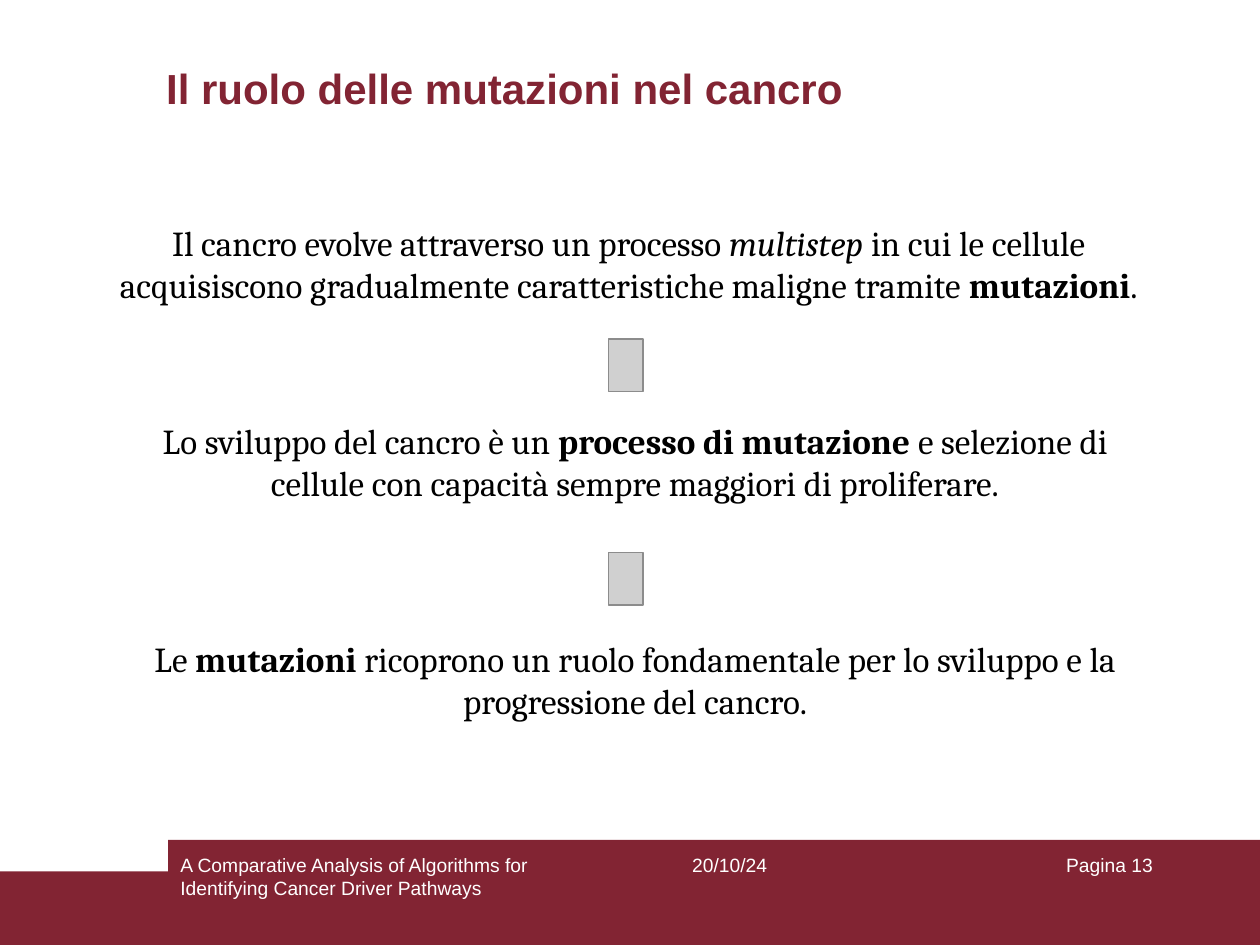
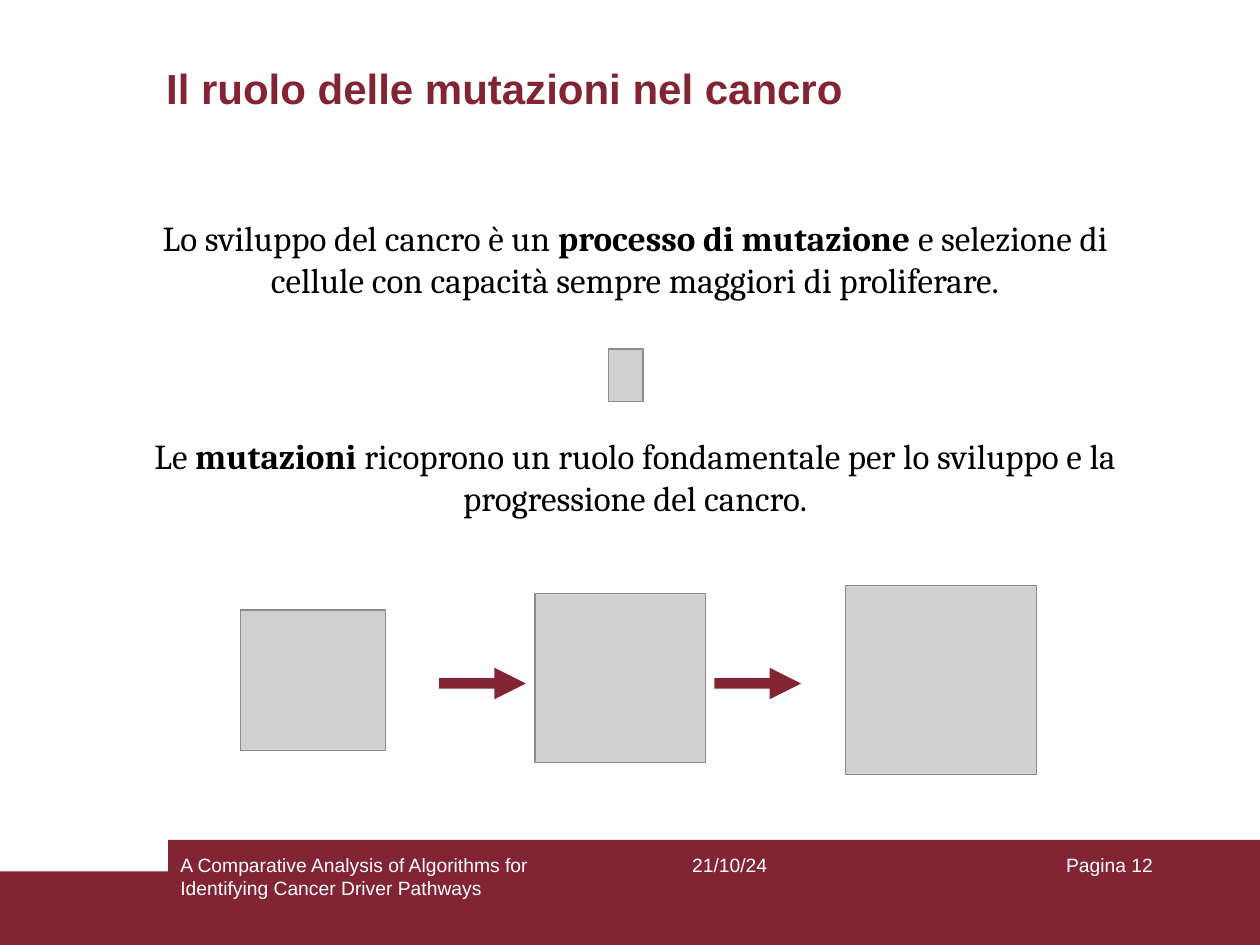
Before and after one commit to aflaag/bsc-thesis, a slide deck: slide 12 of presentation/slides.odp (slide 13 before the commit). Drawn at 1260x945 pixels with LibreOffice and Linux fonts; fonts in the diff are those of the drawing; grey boxes stand for pictures. Boxes give left, top, right and bottom in pixels: in the first picture for what was removed or moved away, otherwise in the second. Text is boxed around its words. In the diff, an @@ line names an element or a change of style, - is before the commit and + after.

```diff
--- a/presentation/slides.odp
+++ b/presentation/slides.odp
@@ text removed at (120, 231, 1138, 306) @@
-Il cancro evolve attraverso un processo multistep in cui le cellule acquisiscono gradualmente caratteristiche maligne tramite mutazioni.
@@ text "Lo sviluppo del cancro è ...": place and size @@
-text "Lo sviluppo del cancro è ..." at (163, 429, 1108, 504)
+text "Lo sviluppo del cancro è ..." at (163, 226, 1108, 301)
@@ picture: place and size @@
-picture at (609, 338, 643, 391)
+picture at (609, 348, 643, 401)
@@ text "Le mutazioni ricoprono un ruolo ...": place and size @@
-text "Le mutazioni ricoprono un ruolo ..." at (154, 647, 1116, 722)
+text "Le mutazioni ricoprono un ruolo ..." at (154, 444, 1116, 519)
@@ picture at (536, 593, 706, 762): rotation 90 to 0 degrees @@
@@ picture added at (845, 586, 1037, 775) @@
@@ picture added at (241, 610, 386, 751) @@
@@ arrow added from (440, 683) to (525, 683), #822433 6.01 pt @@
@@ arrow added from (714, 683) to (801, 683), #822433 6.01 pt @@
@@ text at (692, 858, 767, 873): text changed @@
-20/10/24
+21/10/24
@@ page number at (1066, 858, 1152, 876): text changed @@
-Pagina 13
+Pagina 12
```
Also in this commit, not shown: 75 other slides changed, 1 slide removed, 6 other files.
